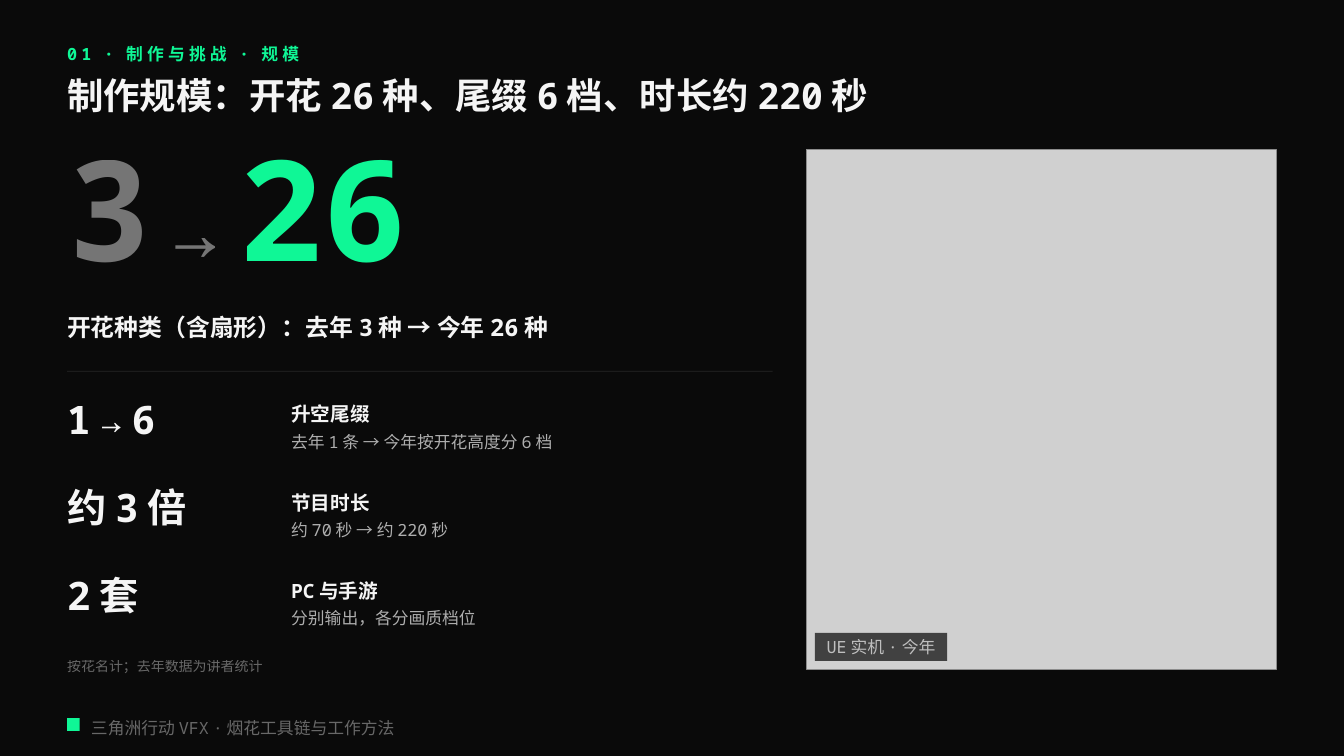
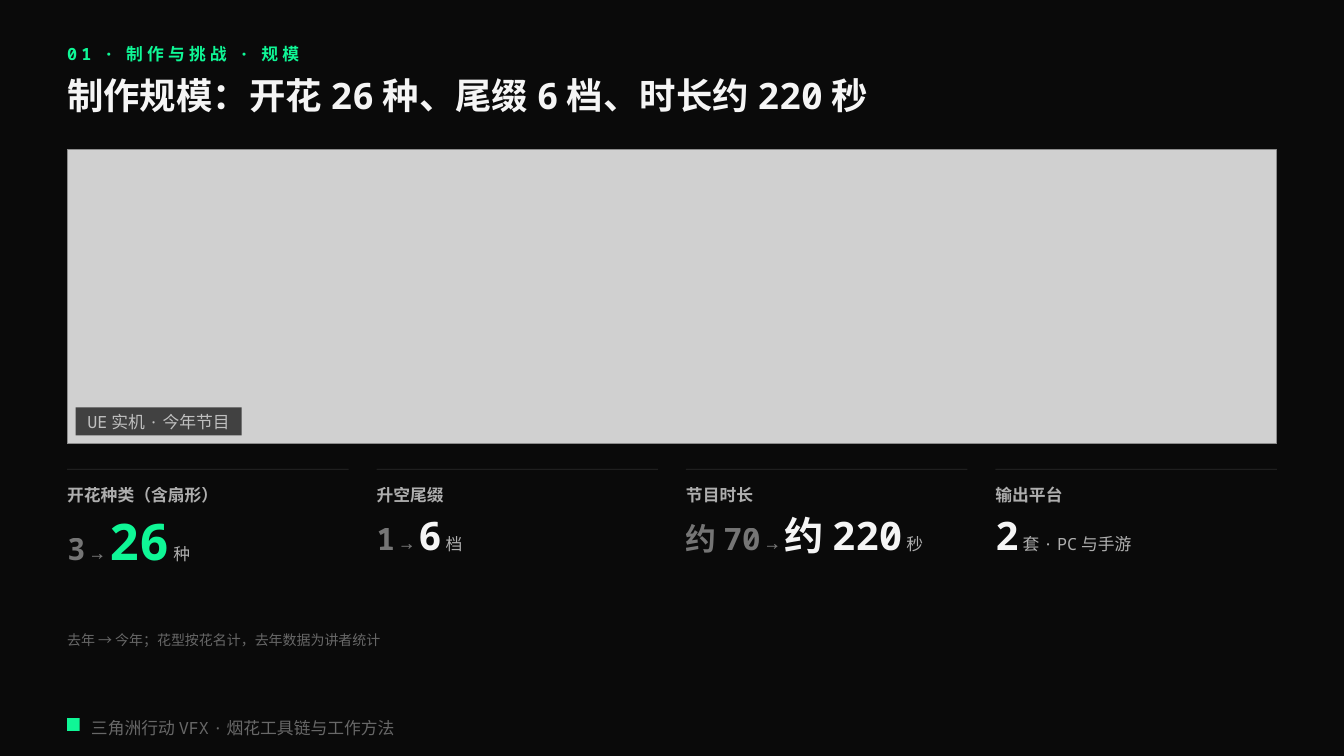
Before and after one commit to loccmaiii-lang/FireWorksLab, a slide deck: slide 2 of 协作/提示词/分享PPT交接_2026-10-29/第四版交付_云端/烟花秀AI全流程_第四版.pptx. Drawn at 1344x756 pixels with LibreOffice and Linux fonts; fonts in the diff are those of the drawing; grey boxes stand for pictures. Boxes give left, top, right and bottom in pixels: in the first picture for what was removed or moved away, otherwise in the second. Text is boxed around its words. In the diff, an @@ line names an element or a change of style, - is before the commit and + after.

```diff
--- a/协作/提示词/分享PPT交接_2026-10-29/第四版交付_云端/烟花秀AI全流程_第四版.pptx
+++ b/协作/提示词/分享PPT交接_2026-10-29/第四版交付_云端/烟花秀AI全流程_第四版.pptx
@@ picture added at (68, 150, 1277, 445) @@
@@ picture removed at (807, 150, 1277, 669) @@
@@ rectangle removed at (68, 371, 773, 372) @@
@@ rectangle: place and size @@
-rectangle at (815, 633, 947, 661)
+rectangle at (76, 407, 242, 436)
@@ text at (87, 414, 230, 430): text changed @@
-UE 实机 · 今年
+UE 实机 · 今年节目
@@ text removed at (291, 434, 553, 450) @@
-去年 1 条 → 今年按开花高度分 6 档
@@ rectangle added at (68, 469, 349, 470), fill #F5F5F5 at 14% opacity @@
@@ rectangle added at (377, 469, 658, 470), fill #F5F5F5 at 14% opacity @@
@@ rectangle added at (687, 469, 968, 470), fill #F5F5F5 at 14% opacity @@
@@ rectangle added at (996, 469, 1277, 470), fill #F5F5F5 at 14% opacity @@
@@ text at (67, 487, 218, 503): text changed; size 17 to 12 pt; text colour #F5F5F5 to #F5F5F5 at 70% opacity @@
-开花种类（含扇形）：去年 3 种 → 今年 26 种
+开花种类（含扇形）
@@ text removed at (67, 488, 187, 526) @@
-约 3 倍
@@ text "升空尾缀": place and size @@
-text "升空尾缀" at (291, 404, 369, 423)
+text "升空尾缀" at (377, 487, 444, 503)
@@ text "升空尾缀" at (377, 487, 444, 503): size 14 to 12 pt, text colour #F5F5F5 to #F5F5F5 at 70% opacity; line spacing 18.2pt to 15.6pt @@
@@ text "节目时长" at (686, 487, 753, 503): size 14 to 12 pt, text colour #F5F5F5 to #F5F5F5 at 70% opacity; line spacing 18.2pt to 15.6pt @@
@@ text "节目时长": place and size @@
-text "节目时长" at (291, 493, 369, 512)
+text "节目时长" at (686, 487, 753, 503)
@@ text added at (995, 486, 1062, 503), 12 pt, text #F5F5F5 at 70% opacity, bold @@
+输出平台
@@ text at (67, 538, 190, 562): text changed; size 100 to 36 pt @@
-3 → 26
+3 → 26 种
@@ text at (377, 521, 463, 552): text changed; size 28 to 22 pt; text colour #F5F5F5 to #F5F5F5 at 45% opacity @@
-1 → 6
+1 → 6 档
@@ text at (686, 516, 923, 554): text changed; size 12 to 28 pt; text colour #F5F5F5 at 70% opacity to #F5F5F5 at 45% opacity; bold on @@
-约 70 秒 → 约 220 秒
+约 70 → 约 220 秒
@@ text at (995, 521, 1131, 552): text changed; size 14 to 12 pt; text colour #F5F5F5 to #F5F5F5 at 70% opacity; bold off @@
-PC 与手游
+2 套 · PC 与手游
@@ text removed at (67, 576, 139, 614) @@
-2 套
@@ text removed at (291, 610, 476, 626) @@
-分别输出，各分画质档位
@@ text at (67, 633, 380, 647): text changed @@
-按花名计；去年数据为讲者统计
+去年 → 今年；花型按花名计，去年数据为讲者统计
```
Also in this commit, not shown: 5 other slides changed, 17 other files.
